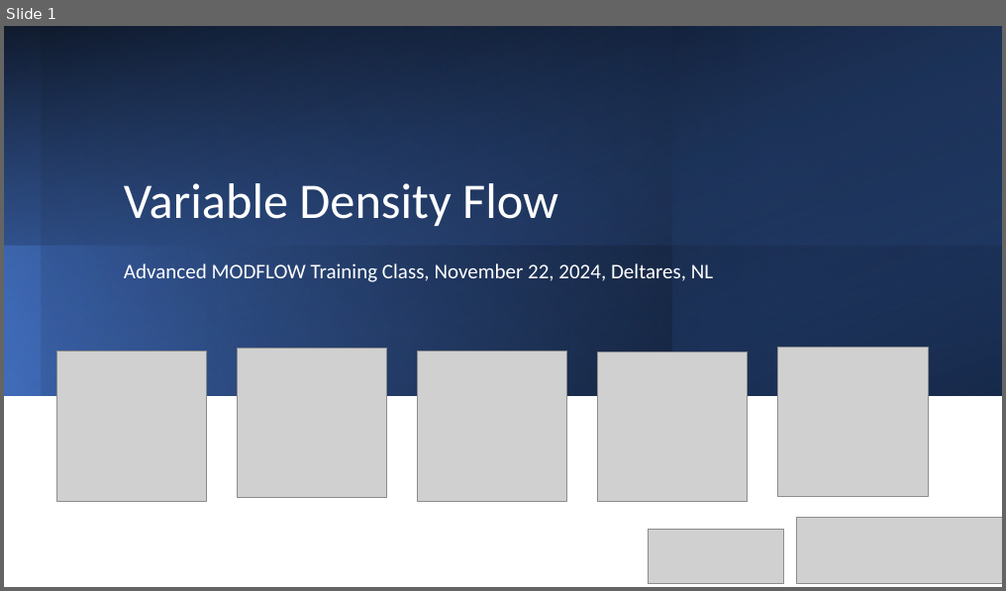
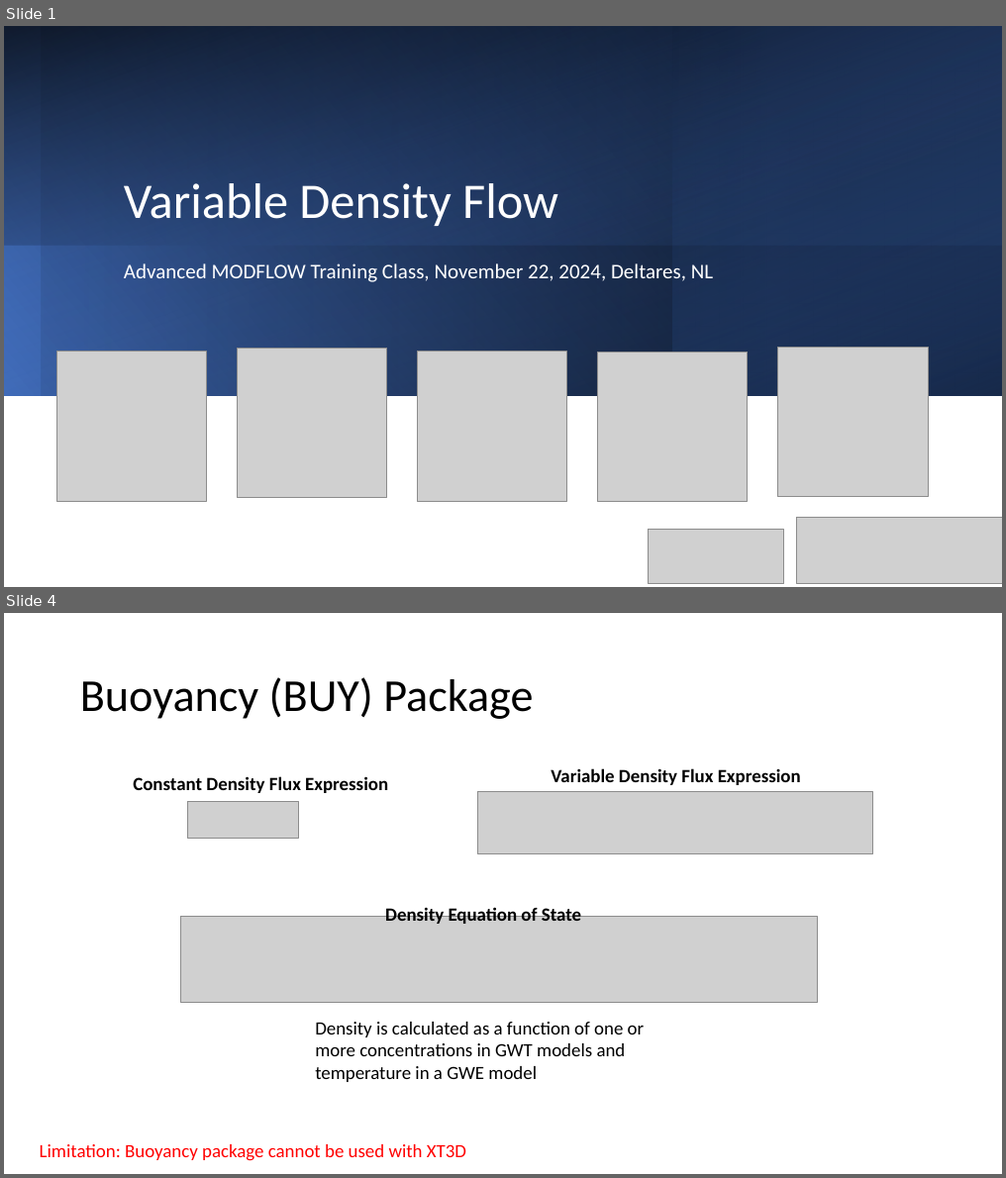
Before and after one commit to martclanor/modflow-dsd24, a slide deck: presentations/2-Variable_Density_Flow.pptx. Shown one above the other, each under a label of ours: slide 1 before the commit, slides 1 and 4 after it; the slides between them are not shown. The pictures are 1006x591 and 1006x1178 pixels, drawn with LibreOffice and Linux fonts; fonts in the diff are those of the drawing; grey boxes stand for pictures. Boxes give left, top, right and bottom in pixels: in the first picture for what was removed or moved away, otherwise in the second. Text is boxed around its words. In the diff, an @@ line names an element or a change of style, - is before the commit and + after.

```diff
--- a/presentations/2-Variable_Density_Flow.pptx
+++ b/presentations/2-Variable_Density_Flow.pptx
@@ slide 4 added at box(4, 613, 1002, 1174), background #FFFFFF @@
@@ title added at box(80, 677, 533, 719), 44 pt, text #000000 @@
+Buoyancy (BUY) Package
@@ text added at box(133, 776, 388, 793), 18 pt, text #000000, bold @@
+Constant Density Flux Expression
@@ text added at box(550, 768, 801, 785), 18 pt, text #000000, bold @@
+Variable Density Flux Expression
@@ picture added at box(187, 802, 298, 839) @@
@@ picture added at box(478, 792, 873, 854) @@
@@ text added at box(385, 905, 581, 924), 18 pt, text #000000, bold @@
+Density Equation of State
@@ picture added at box(180, 917, 817, 1002) @@
@@ text added at box(315, 1022, 645, 1082), 18 pt, text #000000 @@
+Density is calculated as a function of one or more concentrations in GWT models and temperature in a GWE model
@@ text added at box(40, 1145, 466, 1161), 18 pt, text #FF0000 @@
+Limitation: Buoyancy package cannot be used with XT3D
```
Also in this commit, not shown: 4 other slides added, 3 slides removed, 1 other file.
